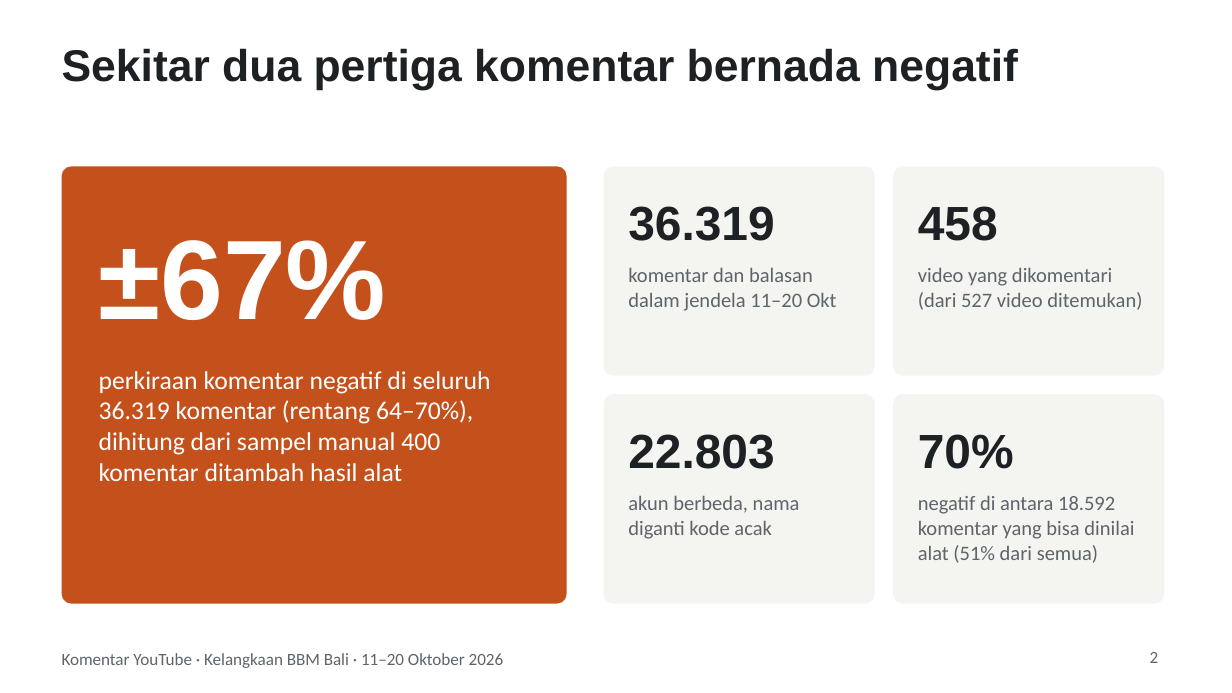
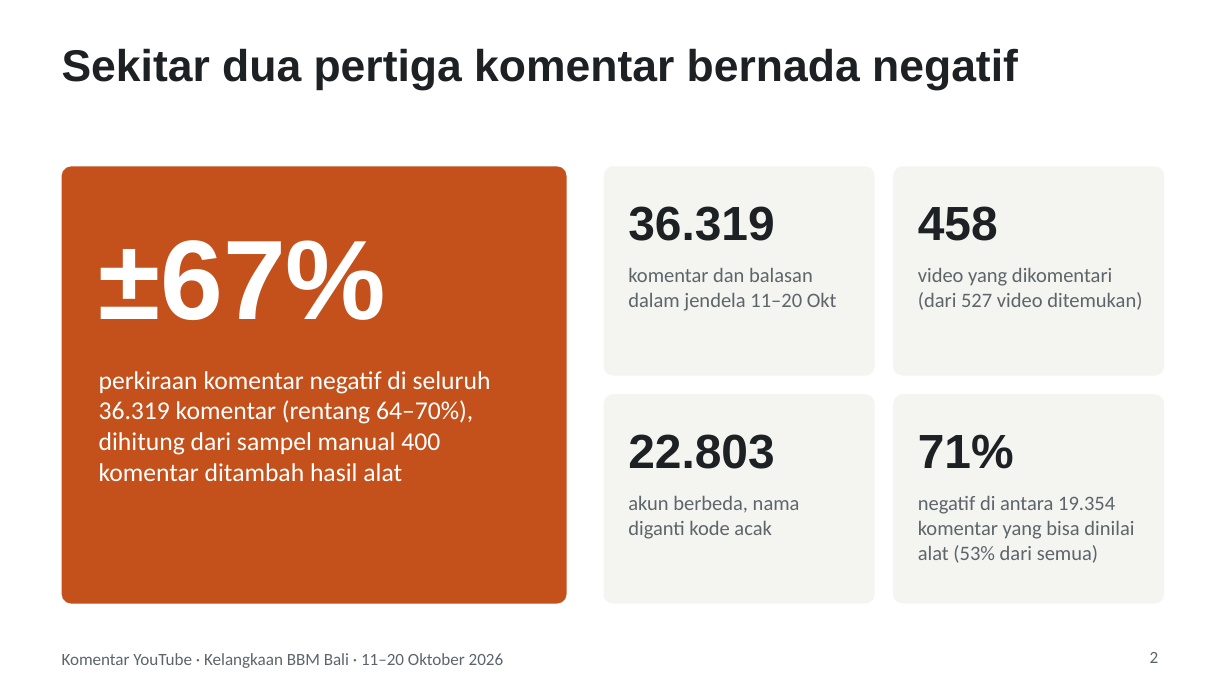
Before and after one commit to mahendrasenoaji-lgtm/public-opinion-platform, a slide deck: slide 2 of proyek/bbm-bali-youtube/presentasi_bbm_bali_youtube.pptx. Drawn at 1232x693 pixels with LibreOffice and Linux fonts; fonts in the diff are those of the drawing. Boxes give left, top, right and bottom in pixels: in the first picture for what was removed or moved away, otherwise in the second. Text is boxed around its words. In the diff, an @@ line names an element or a change of style, - is before the commit and + after.

```diff
--- a/proyek/bbm-bali-youtube/presentasi_bbm_bali_youtube.pptx
+++ b/proyek/bbm-bali-youtube/presentasi_bbm_bali_youtube.pptx
@@ text at [918, 434, 1014, 469]: text changed @@
-70%
+71%
@@ text at [918, 496, 1134, 563]: text changed @@
-negatif di antara 18.592 komentar yang bisa dinilai alat (51% dari semua)
+negatif di antara 19.354 komentar yang bisa dinilai alat (53% dari semua)
```
Also in this commit, not shown: 7 other slides changed, 1 slide added, 4 other files.
